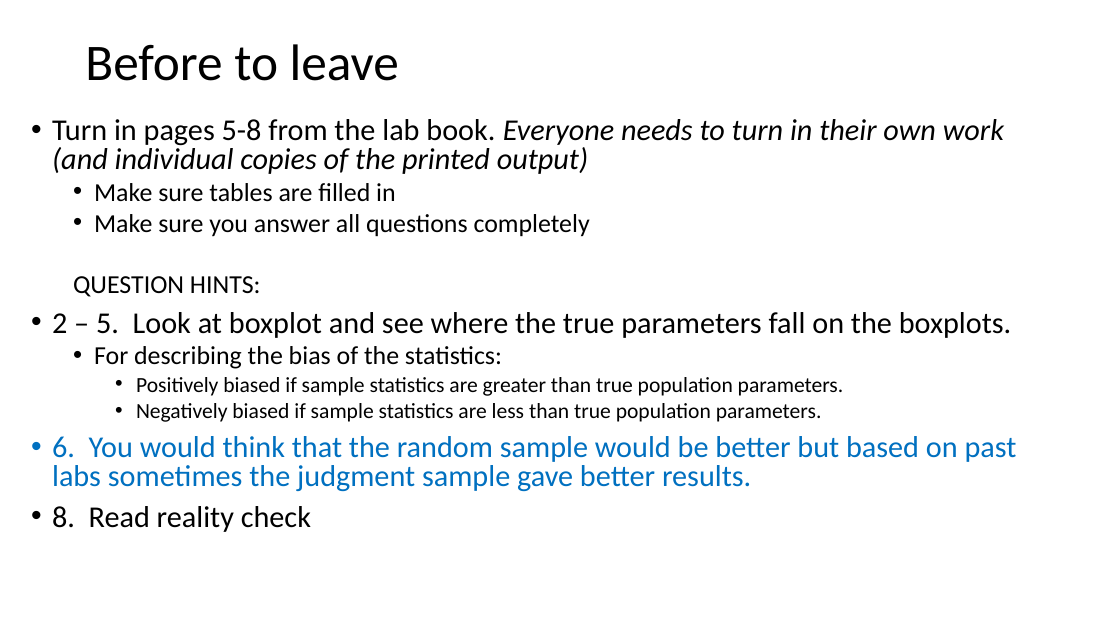
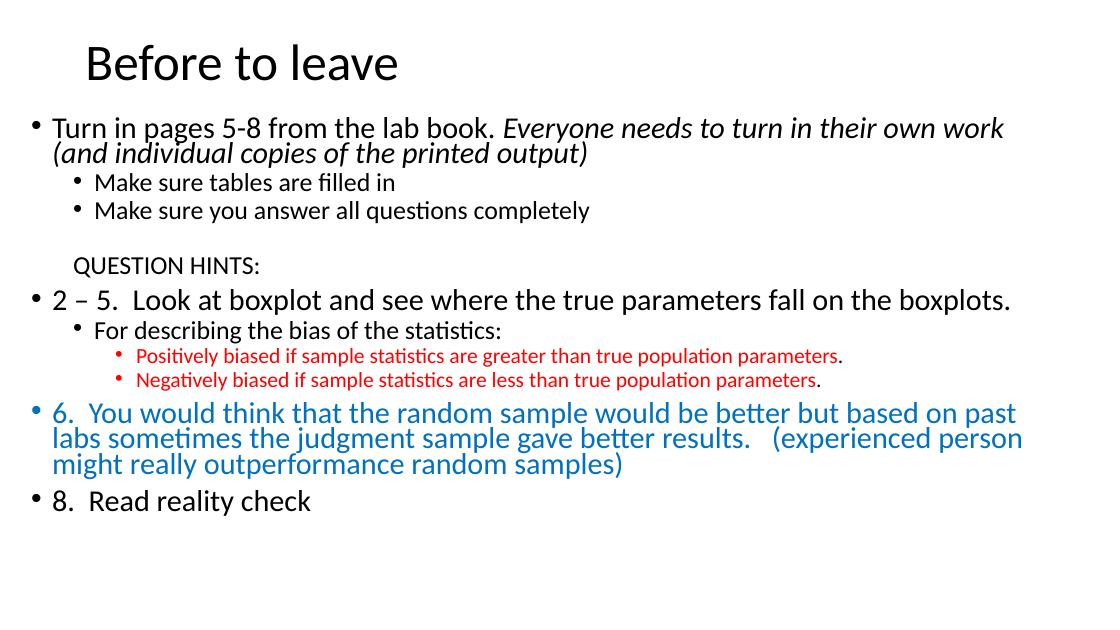
Before and after one commit to Shanlearning/Stat-201-teaching, a slide deck: slide 10 of Lab1/Lab 1.pptx (slide 11 before the commit). Drawn at 1120x630 pixels with LibreOffice and Linux fonts; fonts in the diff are those of the drawing. Boxes give left, top, right and bottom in pixels: in the first picture for what was removed or moved away, otherwise in the second. Text is boxed around its words. In the diff, an @@ line names an element or a change of style, - is before the commit and + after.

```diff
--- a/Lab1/Lab 1.pptx
+++ b/Lab1/Lab 1.pptx
@@ text at (x1=52, y1=117, x2=1012, y2=516): text colour #000000 to #FF0000 in "Positively biased if sample statistics are greater ...", "Negatively biased if sample statistics are less ..."; line spacing 0.8 to 0.7 @@
@@ text at (x1=52, y1=402, x2=1023, y2=480): text changed @@
-• 6. You would think that the random sample would be better but based on past labs sometimes the judgment sample gave better results.
+• 6. You would think that the random sample would be better but based on past labs sometimes the judgment sample gave better results. (experienced person might really outperformance random samples)
```
Also in this commit, not shown: 3 other slides changed, 1 slide removed, 3 other files.
